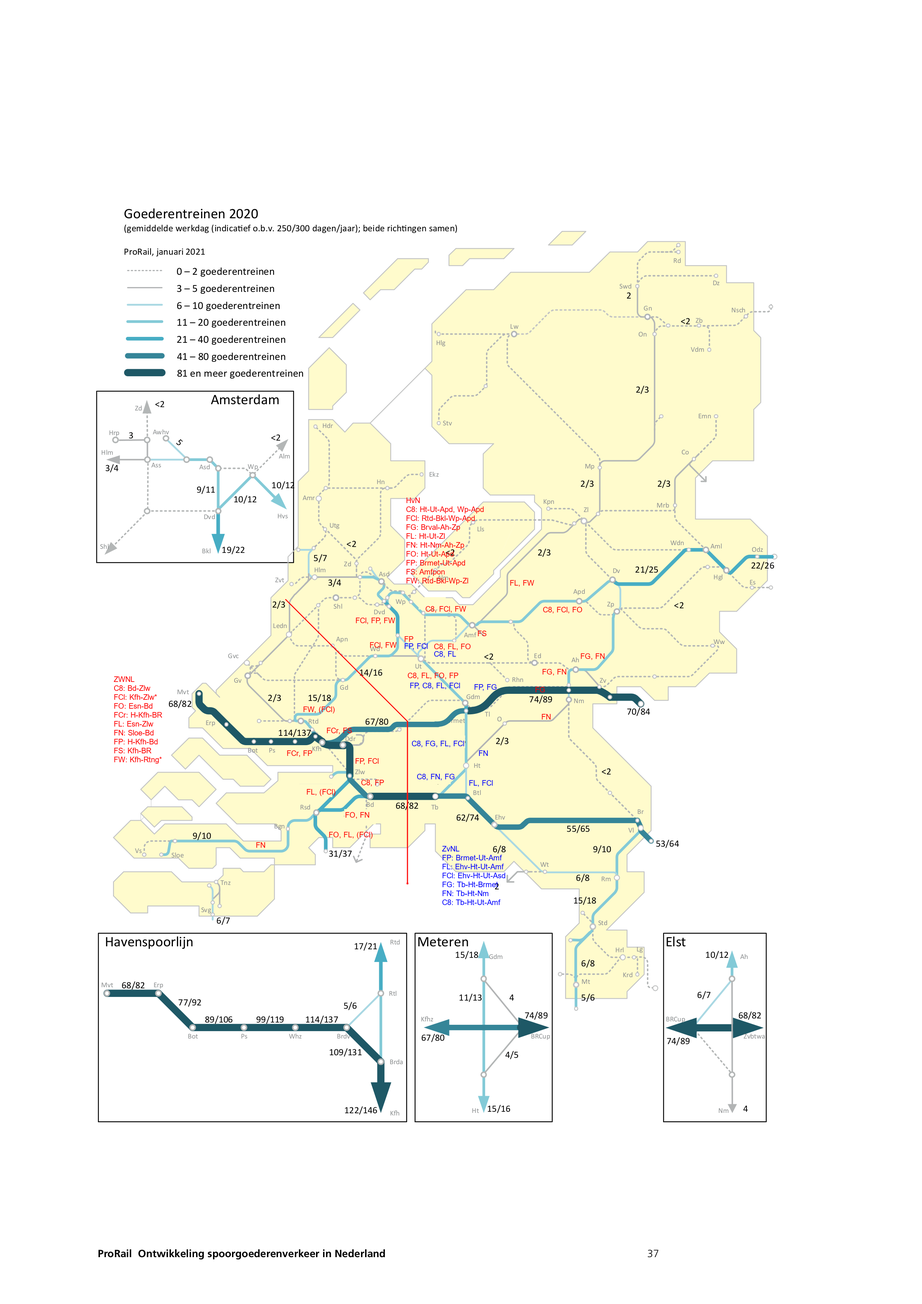
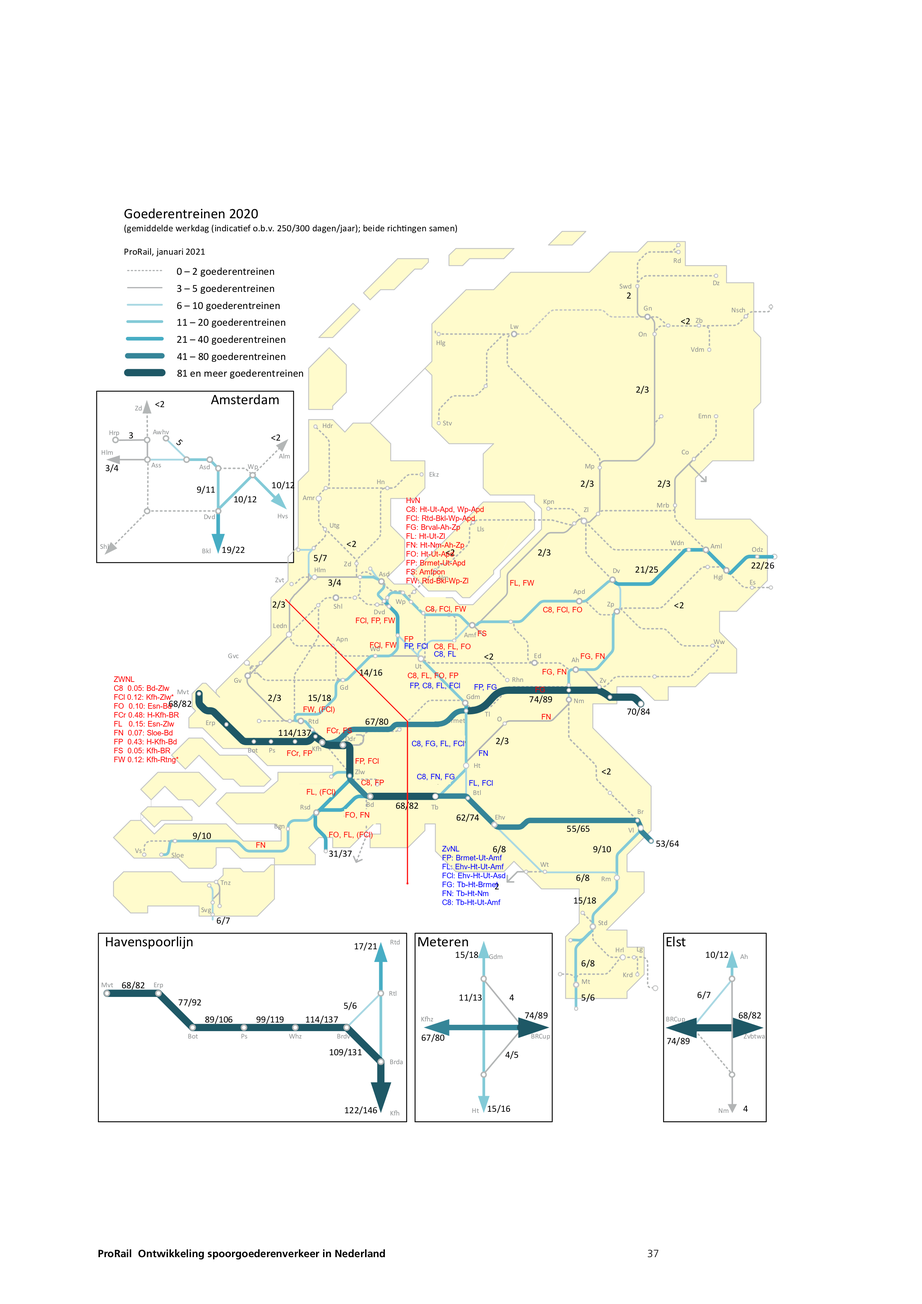
Before/after of a w=922, h=1304 layered artwork. What changed in the layer stack:
painted on "ZWNL legenda" over left=122, top=685, right=180, bottom=765
